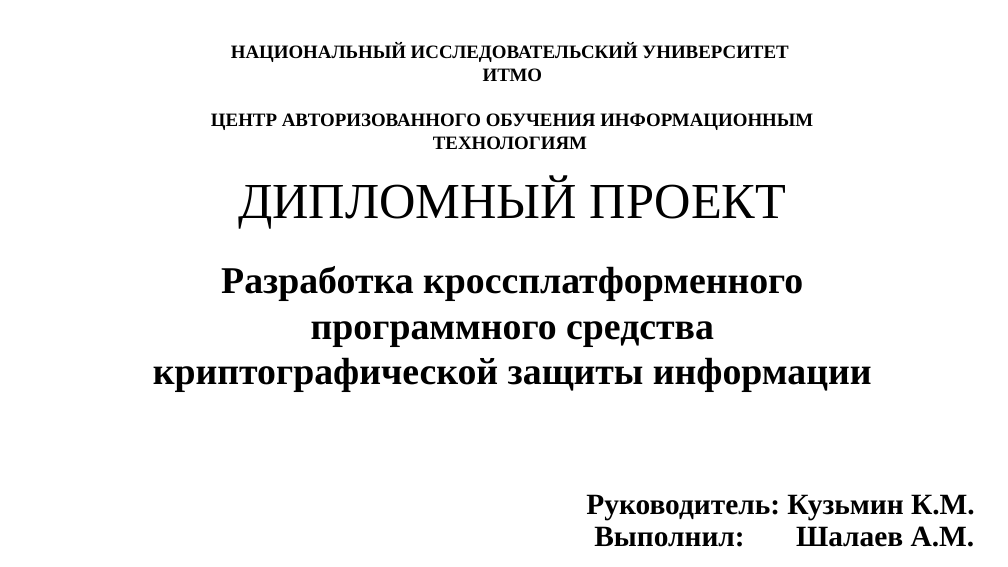
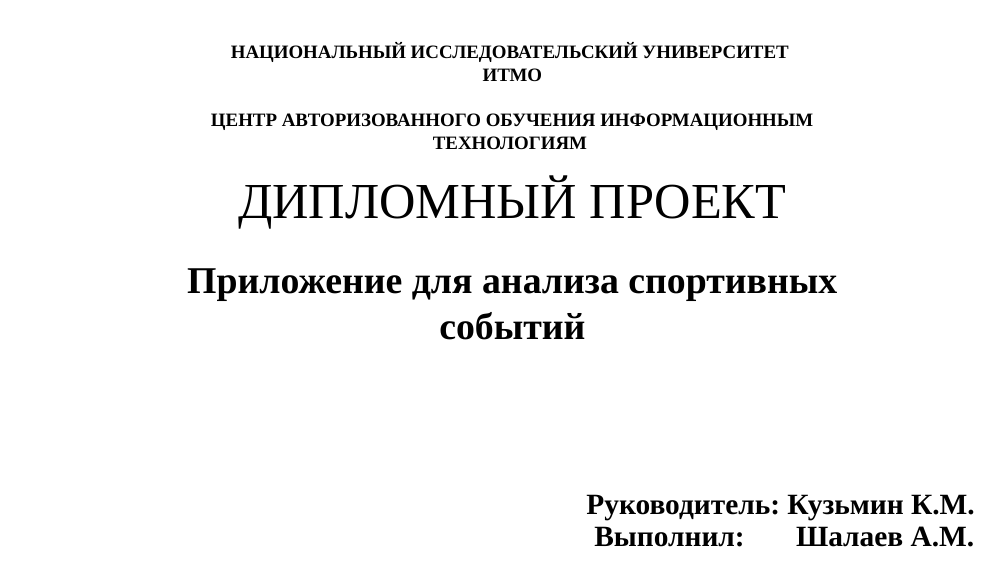
Before and after one commit to AlexandrShalaev/Shalaev, a slide deck: slide 1 of Shalaev.pptx. Drawn at 1008x567 pixels with LibreOffice and Linux fonts; fonts in the diff are those of the drawing. Boxes give left, top, right and bottom in pixels: in the first picture for what was removed or moved away, otherwise in the second. Text is boxed around its words. In the diff, an @@ line names an element or a change of style, - is before the commit and + after.

```diff
--- a/Shalaev.pptx
+++ b/Shalaev.pptx
@@ text at (187, 268, 837, 340): text changed @@
-Разработка кроссплатформенного программного средства криптографической защиты информации
+Приложение для анализа спортивных событий
```
Also in this commit, not shown: 3 other files.
